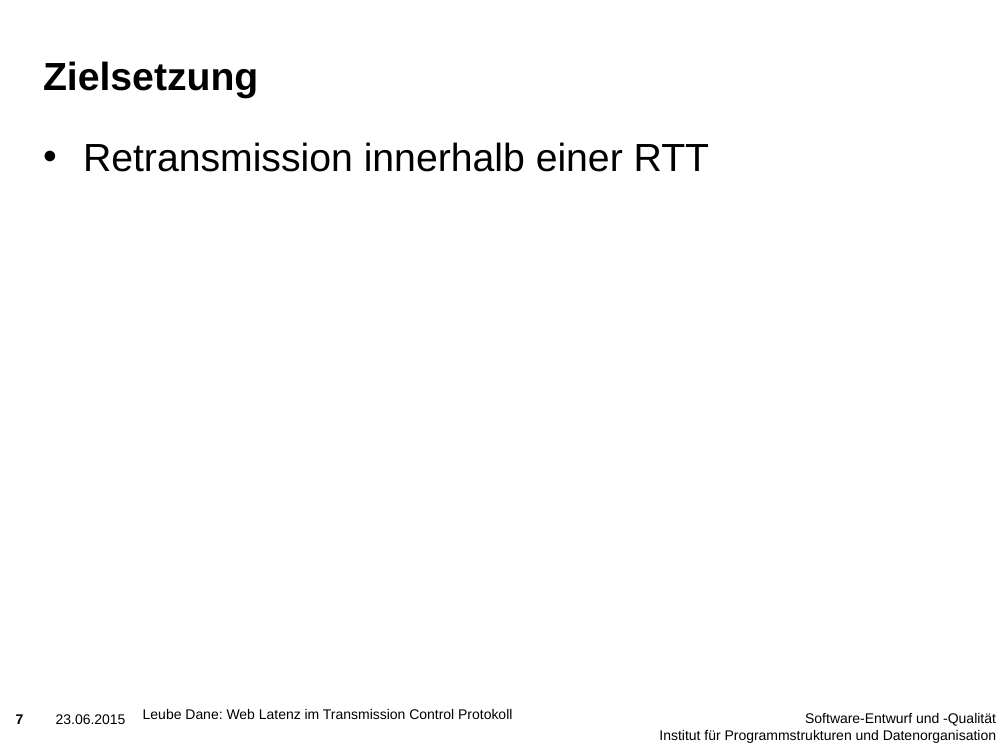
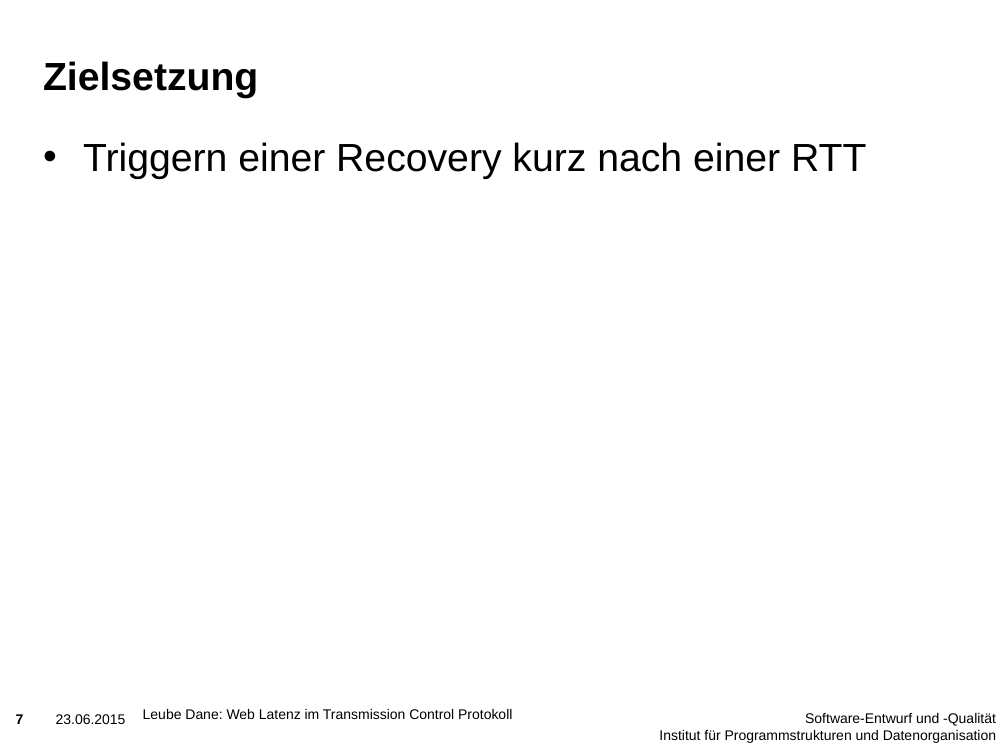
Before and after one commit to holzleube/hotTopics, a slide deck: slide 7 of Vortrag/Vortrag.pptx. Drawn at 1008x756 pixels with LibreOffice and Linux fonts; fonts in the diff are those of the drawing; background and template pictures are left out. Boxes give left, top, right and bottom in pixels: in the first picture for what was removed or moved away, otherwise in the second. Text is boxed around its words. In the diff, an @@ line names an element or a change of style, - is before the commit and + after.

```diff
--- a/Vortrag/Vortrag.pptx
+++ b/Vortrag/Vortrag.pptx
@@ text at [83, 142, 866, 179]: text changed @@
-• Retransmission innerhalb einer RTT
+• Triggern einer Recovery kurz nach einer RTT
```
Also in this commit, not shown: 1 other slide changed, 1 slide added, 2 other files.
